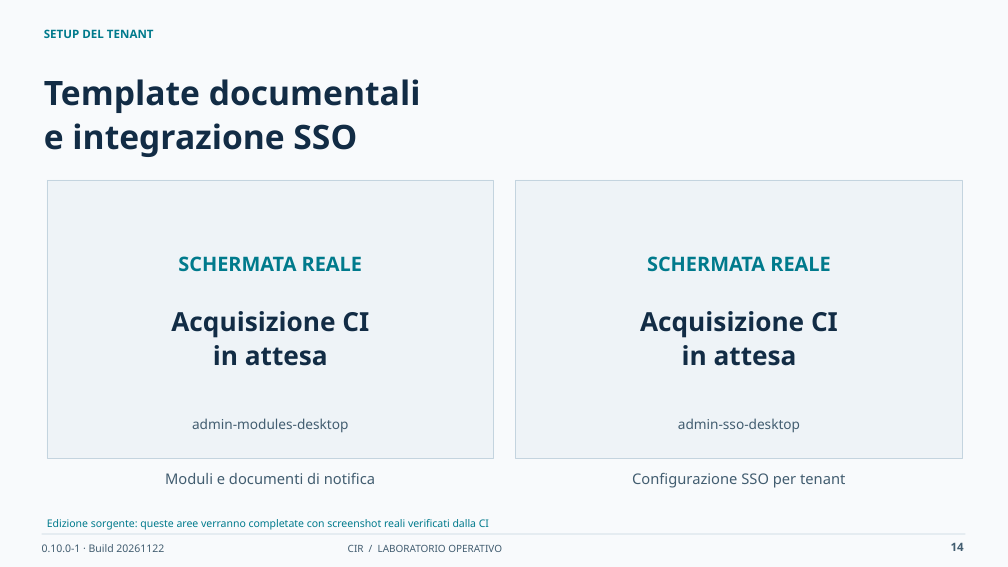
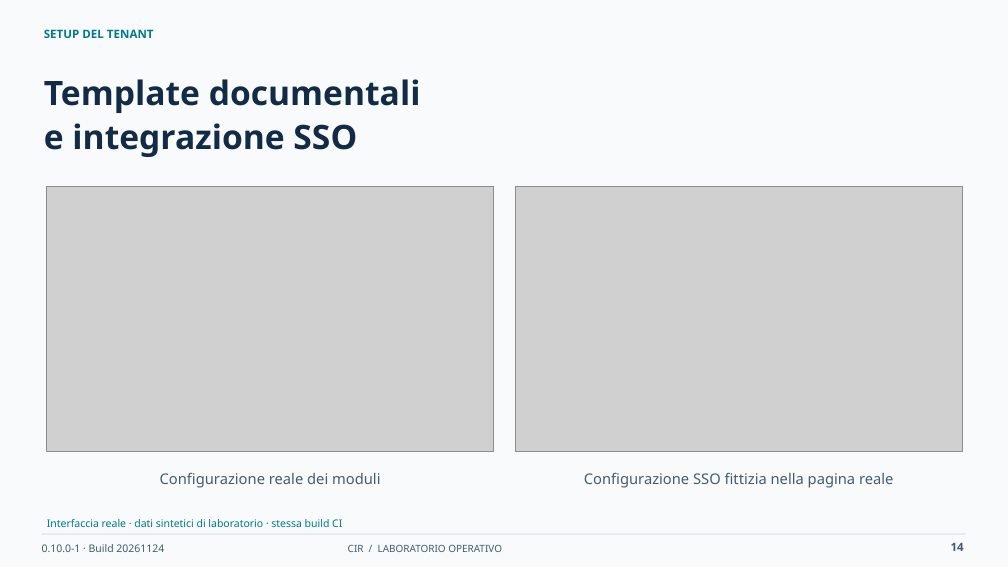
Before and after one commit to desalvo/cybersecurity-incident-registry, a slide deck: slide 14 of docs/presentation/CIR_Operational_Training_IT.pptx. Drawn at 1008x567 pixels with LibreOffice and Linux fonts; fonts in the diff are those of the drawing; grey boxes stand for pictures. Boxes give left, top, right and bottom in pixels: in the first picture for what was removed or moved away, otherwise in the second. Text is boxed around its words. In the diff, an @@ line names an element or a change of style, - is before the commit and + after.

```diff
--- a/docs/presentation/CIR_Operational_Training_IT.pptx
+++ b/docs/presentation/CIR_Operational_Training_IT.pptx
@@ rectangle removed at [47, 180, 494, 458] @@
@@ picture added at [47, 187, 494, 452] @@
@@ rectangle removed at [516, 180, 963, 458] @@
@@ picture added at [516, 187, 963, 452] @@
@@ text removed at [647, 256, 830, 272] @@
-SCHERMATA REALE
@@ text removed at [171, 311, 369, 366] @@
-Acquisizione CI
-in attesa
@@ text removed at [640, 311, 838, 366] @@
-Acquisizione CI
-in attesa
@@ text removed at [192, 418, 348, 433] @@
-admin-modules-desktop
@@ text removed at [678, 418, 800, 433] @@
-admin-sso-desktop
@@ text at [160, 473, 380, 488]: text changed; size 19 to 14 pt; text colour #007A8C to #425D70; bold off @@
-SCHERMATA REALE
+Configurazione reale dei moduli
@@ text removed at [165, 473, 375, 484] @@
-Moduli e documenti di notifica
@@ text at [584, 473, 893, 488]: text changed @@
-Configurazione SSO per tenant
+Configurazione SSO fittizia nella pagina reale
@@ text at [47, 519, 342, 527]: text changed @@
-Edizione sorgente: queste aree verranno completate con screenshot reali verificati dalla CI
+Interfaccia reale · dati sintetici di laboratorio · stessa build CI
@@ text at [42, 544, 164, 552]: text changed @@
-0.10.0-1 · Build 20261122
+0.10.0-1 · Build 20261124
```
Also in this commit, not shown: 33 other slides changed, 37 other files.
